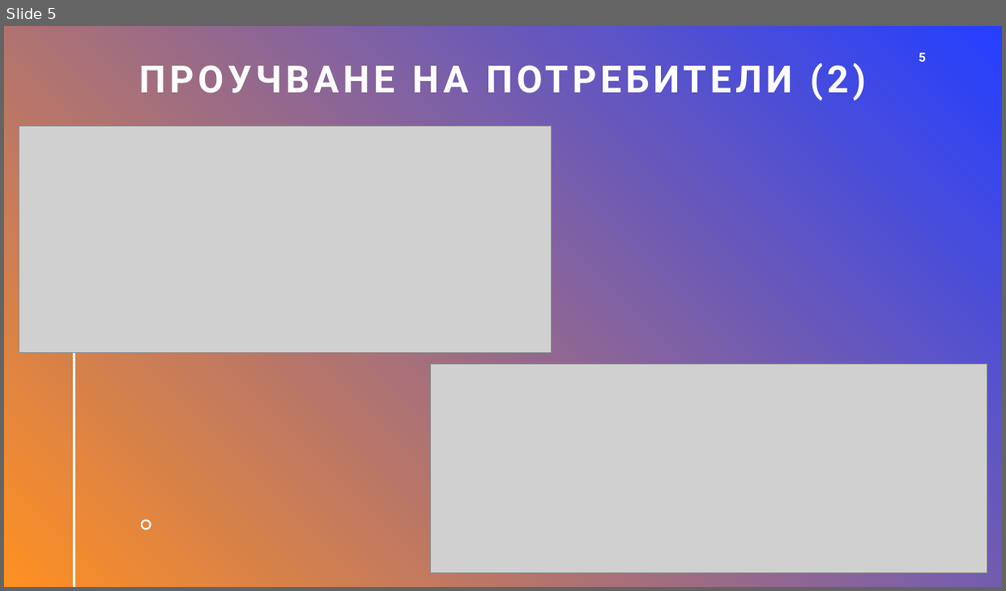
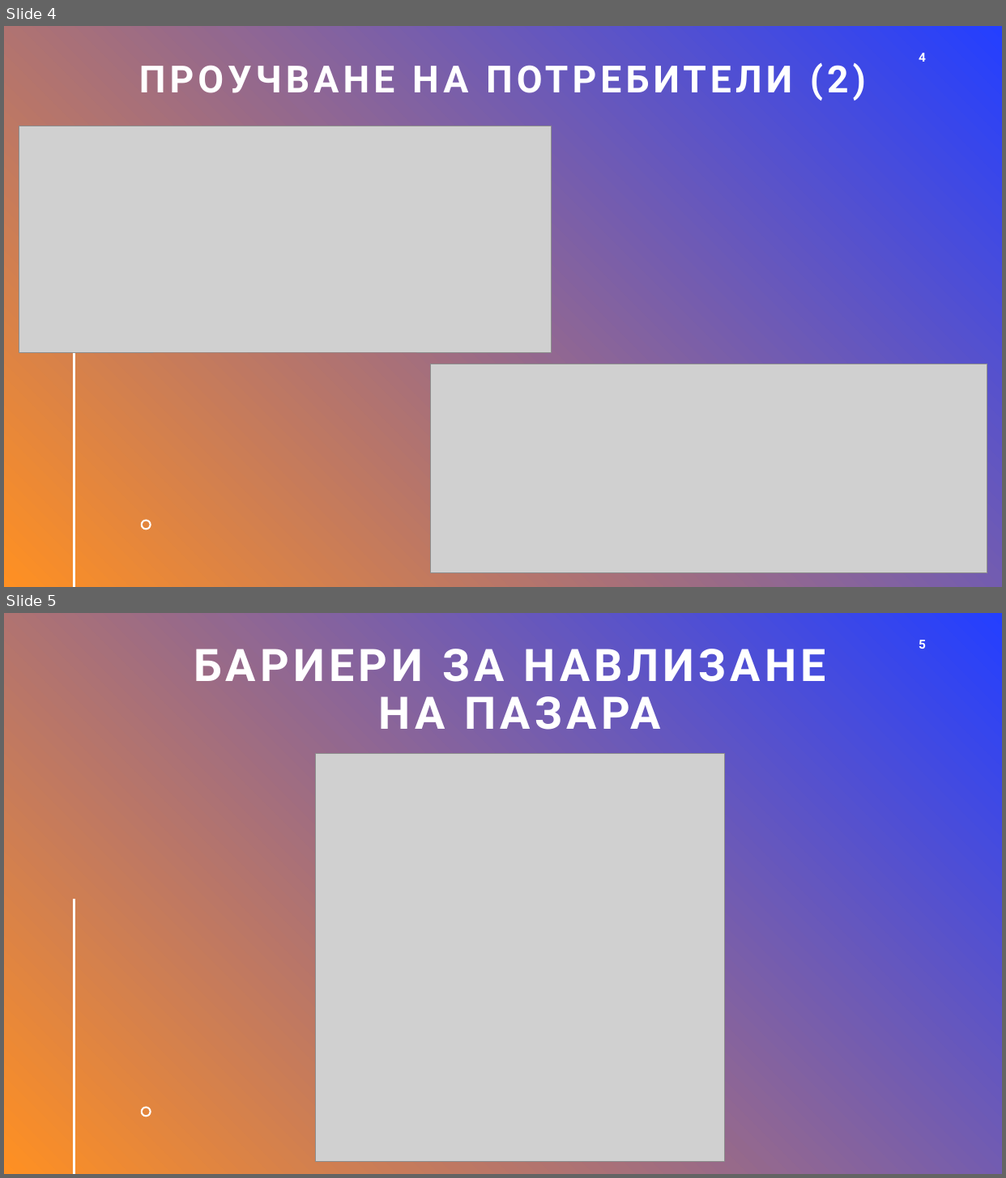
Before and after one commit to magopyan/Pocket-Finances, a slide deck: Documentation/Final Presentation/Presentation.pptx. Shown one above the other, each under a label of ours: slide 5 before the commit, slides 4 and 5 after it. The pictures are 1006x591 and 1006x1178 pixels, drawn with LibreOffice and Linux fonts; fonts in the diff are those of the drawing; grey boxes stand for pictures. Boxes give left, top, right and bottom in pixels: in the first picture for what was removed or moved away, otherwise in the second. Text is boxed around its words. In the diff, an @@ line names an element or a change of style, - is before the commit and + after.

```diff
--- a/Documentation/Final Presentation/Presentation.pptx
+++ b/Documentation/Final Presentation/Presentation.pptx
@@ slide 5 added at [4,613,1002,1174], background gradient #243FFF to #FF9022; not listed: 2 template elements that a slide beside it also shows @@
@@ title added at [194,649,661,730], 43.2 pt, text #FFFFFF, bold @@
+БАРИЕРИ ЗА НАВЛИЗАНЕ
+НА ПАЗАРА
@@ page number added at [918,640,926,649], 12 pt, text #FFFFFF, bold @@
+5
@@ picture added at [315,753,724,1161] @@
@@ what was slide 5 is now slide 4 @@
@@ page number at [918,53,926,62]: text changed @@
-5
+4
```
Also in this commit, not shown: 10 slides changed, 3 other slides added, 2 slides removed, 2 other files.
